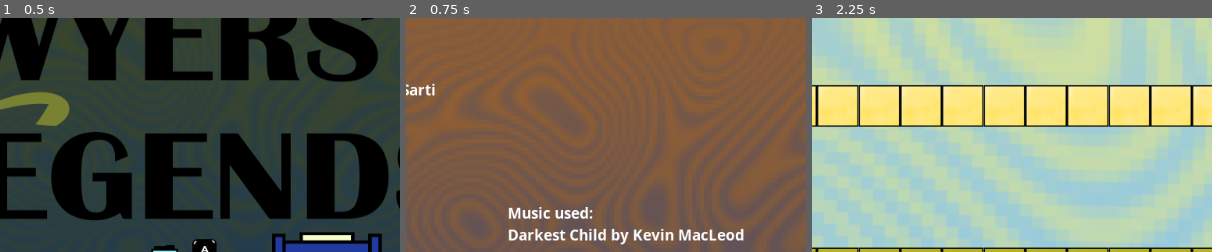
Above: before the commit, frames 1-3 (left to right).
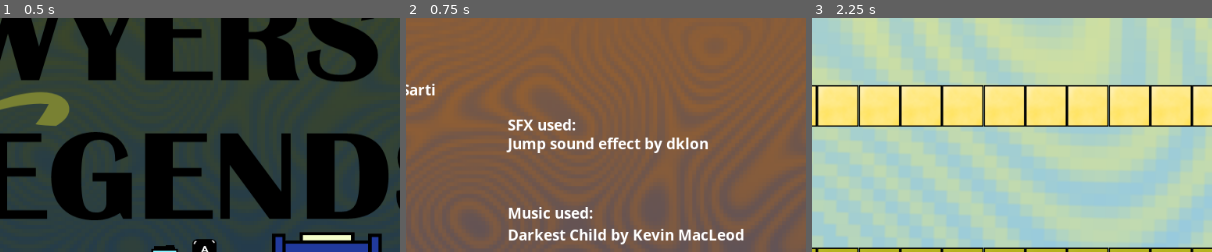
Above: after the commit, the same moments.

Repository: anberino/lawyers-legends
Game: Godot game, scene res://Main/Main.tscn
The game is run twice, just before and just after one commit, with the same random seed, the same clock (stepped at 60 frames per second) and the same inputs.
Inputs:
- Up to frame 1 (0.5 s): no input
- Up to frame 2 (0.75 s): click "CREDITS" at 0.5 s
- Up to frame 3 (2.25 s): click "BACK" at 1.25 s; click "PLAY" at 2 s
The pictures show only the part of the screen within x 25-75%, y 7-57%; the shares and areas given below are measured in that part.

Frame 1 is identical in both runs. In frame 2, 2.0% of the frame differs, in the area x 25-76%, y 43-58%; in frame 3, nothing differs.

Commit message:
Added jump sfx and credits accordingly

Diff:
--- a/Entities/Lawyer/KinematicBody2D.gd
+++ b/Entities/Lawyer/KinematicBody2D.gd
@@ -27,6 +27,7 @@
 
 func _input(event):
 	if event.is_action_pressed("jump_" + str(id)) and grounded:
+		$Jump_sound.play()
 		speed = -jump
 		sprite.animation = "jump"
 	if event.is_action_released("jump_" + str(id)):
--- a/Entities/Lawyer/Lawyer.tscn
+++ b/Entities/Lawyer/Lawyer.tscn
@@ -1,6 +1,7 @@
-[gd_scene load_steps=9 format=2]
+[gd_scene load_steps=10 format=2]
 
 [ext_resource path="res://Entities/Lawyer/KinematicBody2D.gd" type="Script" id=1]
+[ext_resource path="res://Assets/SFX/jump_02.wav" type="AudioStream" id=2]
 [ext_resource path="res://Assets/sprites.png" type="Texture" id=3]
 [ext_resource path="res://Entities/Lawyer/Lawyer.gd" type="Script" id=4]
 
@@ -41,6 +42,9 @@
 [node name="KinematicBody2D" type="KinematicBody2D" parent="."]
 script = ExtResource( 1 )
 
+[node name="Jump_sound" type="AudioStreamPlayer2D" parent="KinematicBody2D"]
+stream = ExtResource( 2 )
+
 [node name="AnimatedSprite" type="AnimatedSprite" parent="KinematicBody2D"]
 frames = SubResource( 4 )
 animation = "jump"
--- a/Levels/Credits/Credits.tscn
+++ b/Levels/Credits/Credits.tscn
@@ -32,7 +32,7 @@
 "_edit_use_anchors_": false
 }
 
-[node name="Label" type="Label" parent="."]
+[node name="chee-zee" type="Label" parent="."]
 margin_left = 388.0
 margin_top = 391.0
 margin_right = 1004.0
@@ -45,7 +45,7 @@
 "_edit_use_anchors_": false
 }
 
-[node name="Label4" type="Label" parent="."]
+[node name="music" type="Label" parent="."]
 margin_left = 389.587
 margin_top = 276.0
 margin_right = 1005.59
@@ -56,7 +56,29 @@
 "_edit_use_anchors_": false
 }
 
-[node name="Label3" type="Label" parent="."]
+[node name="sfx" type="Label" parent="."]
+margin_left = 389.587
+margin_top = 163.0
+margin_right = 1005.59
+margin_bottom = 247.0
+custom_fonts/font = SubResource( 2 )
+text = "SFX used:"
+__meta__ = {
+"_edit_use_anchors_": false
+}
+
+[node name="sfx2" type="Label" parent="."]
+margin_left = 389.587
+margin_top = 187.0
+margin_right = 1005.59
+margin_bottom = 271.0
+custom_fonts/font = SubResource( 2 )
+text = "Jump sound effect by dklon"
+__meta__ = {
+"_edit_use_anchors_": false
+}
+
+[node name="author" type="Label" parent="."]
 margin_left = 76.8697
 margin_top = 117.967
 margin_right = 692.87
@@ -67,7 +89,7 @@
 "_edit_use_anchors_": false
 }
 
-[node name="Label2" type="Label" parent="."]
+[node name="darkest-child" type="Label" parent="."]
 margin_left = 389.587
 margin_top = 303.693
 margin_right = 1005.59
Not shown, added: Assets/SFX/jump_02.wav.import
Not shown, added: Assets/SFX/jump_02.wav
